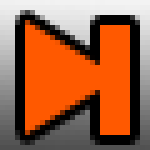
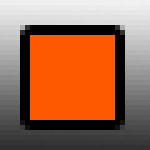
Before/after of a 150 × 150 layered artwork. What changed in the layer stack:
added layer "Capa 12" in group "playpause" over 50, 35, 100, 120
hid "Polígono 1 copia 5" over 25, 20, 130, 135
"Capa 10": opacity 77% → 91% over 0, 0, 150, 150
